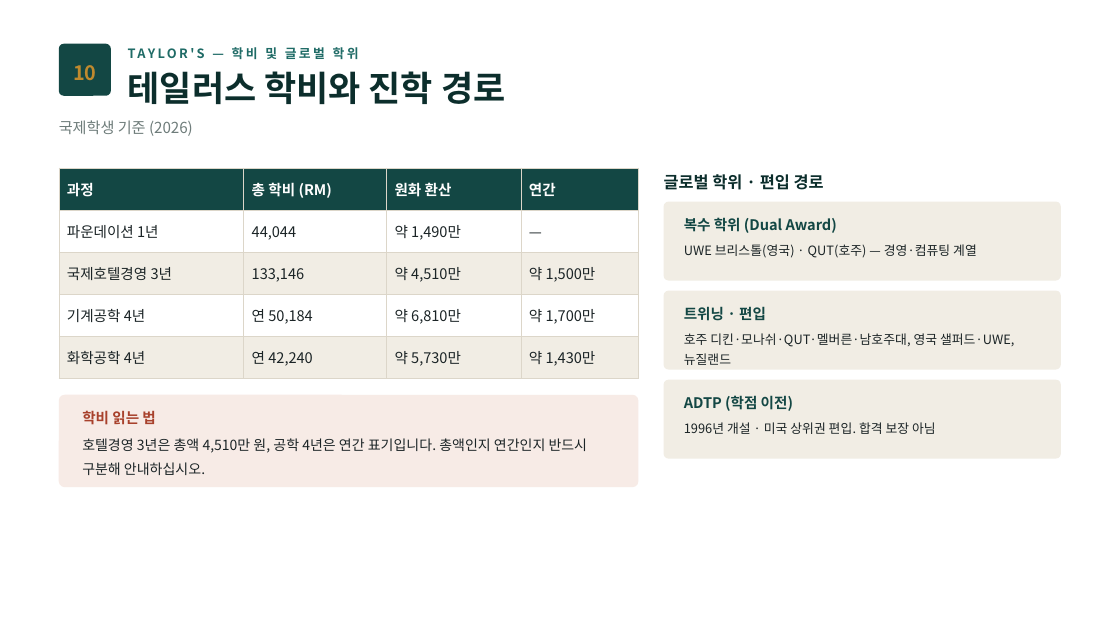
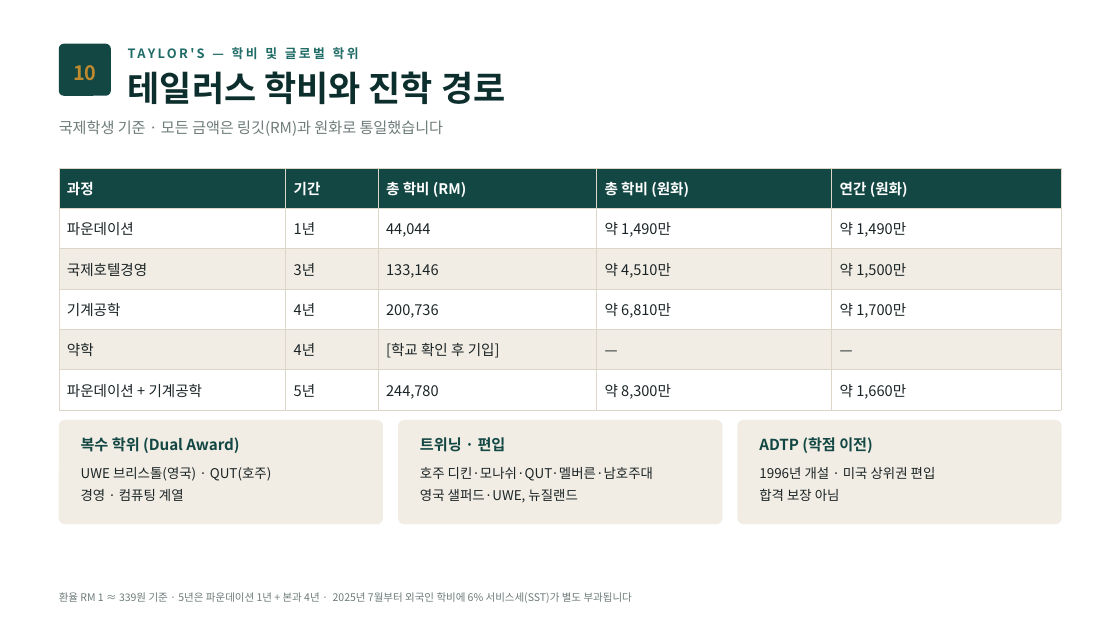
Before and after one commit to ChampionJohan/Johan, a slide deck: slide 11 of design/malaysia-study-live/IM말레이시아_입학안내문_2027_통합판.pptx. Drawn at 1120x630 pixels with LibreOffice and Linux fonts; fonts in the diff are those of the drawing. Boxes give left, top, right and bottom in pixels: in the first picture for what was removed or moved away, otherwise in the second. Text is boxed around its words. In the diff, an @@ line names an element or a change of style, - is before the commit and + after.

```diff
--- a/design/malaysia-study-live/IM말레이시아_입학안내문_2027_통합판.pptx
+++ b/design/malaysia-study-live/IM말레이시아_입학안내문_2027_통합판.pptx
@@ text at (59,120,444,136): text changed @@
-국제학생 기준 (2026)
+국제학생 기준 · 모든 금액은 링깃(RM)과 원화로 통일했습니다
@@ table at (59,168,1061,403) @@
-과정 | 총 학비 (RM) | 원화 환산 | 연간
-파운데이션 1년 | 44,044 | 약 1,490만 | —
-국제호텔경영 3년 | 133,146 | 약 4,510만 | 약 1,500만
-기계공학 4년 | 연 50,184 | 약 6,810만 | 약 1,700만
-화학공학 4년 | 연 42,240 | 약 5,730만 | 약 1,430만
+과정 | 기간 | 총 학비 (RM) | 총 학비 (원화) | 연간 (원화)
+파운데이션 | 1년 | 44,044 | 약 1,490만 | 약 1,490만
+국제호텔경영 | 3년 | 133,146 | 약 4,510만 | 약 1,500만
+기계공학 | 4년 | 200,736 | 약 6,810만 | 약 1,700만
+약학 | 4년 | [학교 확인 후 기입] | — | —
+파운데이션 + 기계공학 | 5년 | 244,780 | 약 8,300만 | 약 1,660만
@@ table: place and size @@
-table at (59,168,639,370)
+table at (59,168,1061,403)
@@ text removed at (664,174,824,190) @@
-글로벌 학위 · 편입 경로
@@ rounded rectangle removed at (664,202,1061,281) @@
@@ rounded rectangle removed at (664,291,1061,370) @@
@@ rounded rectangle removed at (59,395,639,487) @@
@@ text removed at (82,410,155,425) @@
-학비 읽는 법
@@ rounded rectangle added at (59,420,383,524), fill #F1EDE4 @@
@@ text "복수 학위 (Dual Award)": place and size @@
-text "복수 학위 (Dual Award)" at (684,217,837,233)
+text "복수 학위 (Dual Award)" at (81,437,239,453)
@@ text removed at (82,438,588,475) @@
-호텔경영 3년은 총액 4,510만 원, 공학 4년은 연간 표기입니다. 총액인지 연간인지 반드시 구분해 안내하십시오.
@@ rounded rectangle added at (398,420,723,524), fill #F1EDE4 @@
@@ size 12.5 to 13 pt in 3 elements at (759,437,873,453), (81,437,239,453), (420,437,506,452) @@
@@ text "트위닝 · 편입": place and size @@
-text "트위닝 · 편입" at (684,306,766,321)
+text "트위닝 · 편입" at (420,437,506,452)
@@ rounded rectangle: place and size @@
-rounded rectangle at (664,380,1061,459)
+rounded rectangle at (738,420,1062,524)
@@ rounded rectangle at (738,420,1062,524): proportions changed @@
@@ text "ADTP (학점 이전)": place and size @@
-text "ADTP (학점 이전)" at (684,395,793,411)
+text "ADTP (학점 이전)" at (759,437,873,453)
@@ text at (81,467,272,501): text changed; size 11 to 11.5 pt @@
-UWE 브리스톨(영국) · QUT(호주) — 경영·컴퓨팅 계열
+UWE 브리스톨(영국) · QUT(호주)
+경영 · 컴퓨팅 계열
@@ text at (420,467,653,503): text changed; size 11 to 11.5 pt @@
-호주 디킨·모나쉬·QUT·멜버른·남호주대, 영국 샐퍼드·UWE, 뉴질랜드
+호주 디킨·모나쉬·QUT·멜버른·남호주대
+영국 샐퍼드·UWE, 뉴질랜드
@@ text at (759,467,936,501): text changed; size 11 to 11.5 pt @@
-1996년 개설 · 미국 상위권 편입. 합격 보장 아님
+1996년 개설 · 미국 상위권 편입
+합격 보장 아님
@@ text added at (59,592,632,603), 9 pt, text #6E7C7A @@
+환율 RM 1 ≈ 339원 기준 · 5년은 파운데이션 1년 + 본과 4년 · 2025년 7월부터 외국인 학비에 6% 서비스세(SST)가 별도 부과됩니다
```
Also in this commit, not shown: 1 other slide changed, 1 other file.
